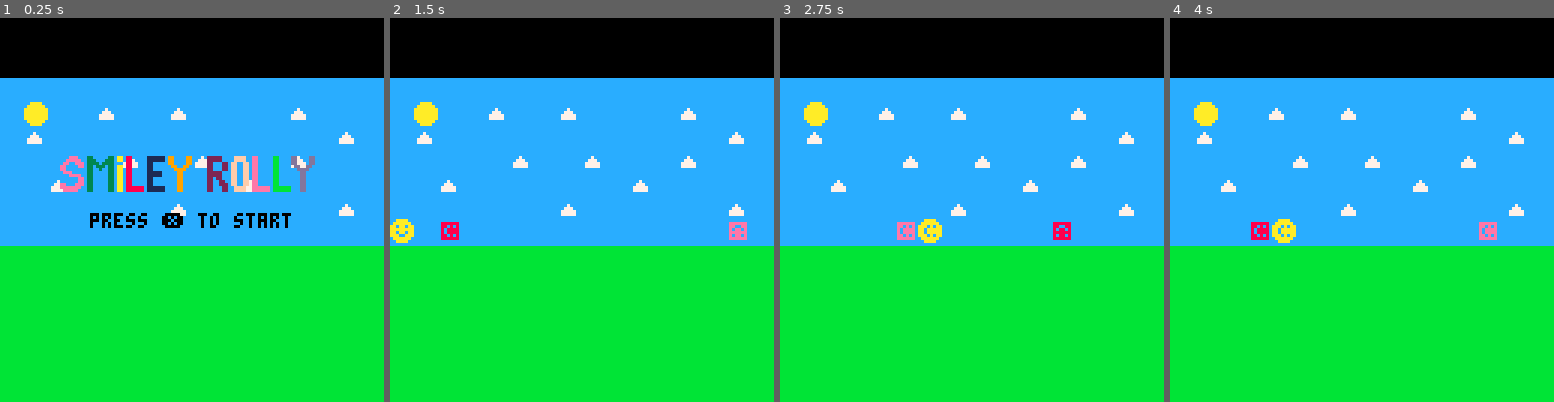
Above: before the commit, frames 1-4 (left to right).
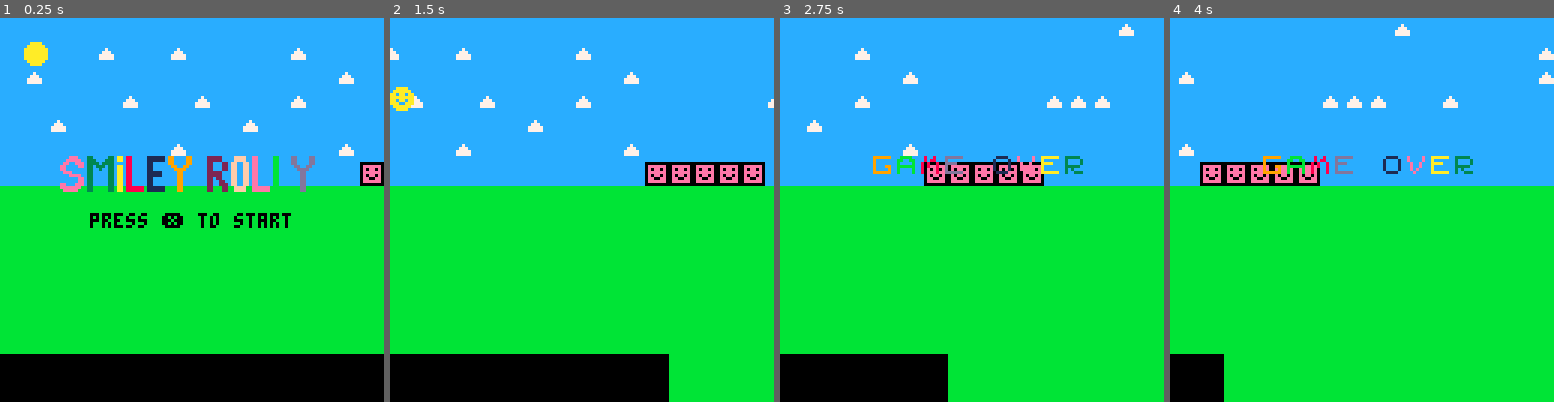
Above: after the commit, the same moments.

Repository: pjbeardsley/smileyrolly
Game: PICO-8 cartridge smileyrolly.p8
Two runs of this game, one before a commit and one after it. Both use one fixed random seed, a clock stepped at 60 frames per second and the inputs below.
Inputs:
- Up to frame 1 (0.25 s): no input
- Up to frame 2 (1.5 s): tap X (X key) at 0.33, 1.07 s
- Up to frame 3 (2.75 s): hold Right 1.6-2.1 s; tap X (X key) at 1.85 s; hold Right from 2.47 s (still down)
- Up to frame 4 (4 s): tap X (X key) at 2.97 s; release Right at 3.03 s; hold Left 3.08-3.58 s

The runs differ from the first frame. In frame 1, 44% of the frame differs, in the area x 0-100%, y 0-100%; in frame 2, 44%; in frame 3, 41%; in frame 4, 37%.

Commit message:
Updates from a long time ago.

Diff:
--- a/smileyrolly.lua
+++ b/smileyrolly.lua
@@ -1,26 +1,35 @@
 
-local player = {}
+player = {}
 player.x = 0
-player.y = 67
+player.y = 27
+player.width = 8
+player.height = 8
 player.sprite = 0
 player.speed = 2
 player.jumping = false
 player.jumpingup = false
 
-local badguy = {}
-badguy.x = 64;
-badguy.y = 67;
-badguy.sprite = 9;
-badguy.speed = 2;
+badguy = {}
+badguy.x = 60
+badguy.y = 48
+badguy.width = 8
+badguy.height = 8
+badguy.sprite = 9
+badguy.speed = 2
 
-local badguy2 = {}
-badguy2.x = 64;
-badguy2.y = 67;
-badguy2.sprite = 22;
-badguy2.speed = 2;
+badguy2 = {}
+badguy2.x = 60
+badguy2.y = 48
+badguy2.width = 8
+badguy2.height = 8
+badguy2.sprite = 22
+badguy2.speed = 2
 
-local startscreen = true
-local gameover = false
+startscreen = true
+gameover = false
+
+map_x = 0
+map_x_offset = 0
 
 function moveanim()
     player.sprite += 1
@@ -30,15 +39,16 @@
 end
 
 function jumpanim()
+    moveanim()
     if player.jumpingup then -- on his way up
         player.y -= 2
     else
         player.y += 2 -- on his way down
     end
-    if player.y < 59 then
+    if player.y < 25 then
         player.jumpingup = false -- reached the top, head back down
     end
-    if player.y > 65 then
+    if player.y > 48 then
         player.jumping = false -- we've reached the ground
     end
 end
@@ -88,9 +98,16 @@
     end
 end
 
+function aabb(a, b)
+    return a.x < b.x + b.width
+        and a.x + a.width > b.x
+        and a.y < b.y + b.height
+        and a.y + a.height > b.y
+end
+
 function _draw()
     cls() -- clear screen
-    map(0,0,0,20,124,124) -- draw background
+    map(0,0,map_x,0,1024,16)
 
     if startscreen then
         drawstartscreen()
@@ -104,6 +121,19 @@
 end
 
 function _update()
+    if (btnp(5)) then
+        if startscreen then
+            startscreen = false
+        end
+        player.jumping = true -- enter jump sequence
+        player.jumpingup = true
+    end
+
+    if startscreen then
+        return
+    end
+
+    map_x -= 1
     if (btn(0)) then
         player.x -= player.speed -- move left
         if player.x < -10 then
@@ -120,21 +150,17 @@
         moveanim()
     end
 
-    if (btn(5)) then
-        if startscreen then
-            startscreen = false
-        end
-        player.jumping = true -- enter jump sequence
-        player.jumpingup = true
-    end
-
     if player.jumping then
         jumpanim()
     end
 
     badguyanim()
 
-    -- if player.x == badguy.x and player.y == badguy.y then
-    --     gameover = true -- TODO: better collision detection
-    -- end
+    if aabb(player, badguy) then
+        gameover = true
+    end
+
+    if aabb(player, badguy2) then
+        gameover = true
+    end
 end
--- a/smileyrolly.p8
+++ b/smileyrolly.p8
@@ -15,22 +15,22 @@
 aaa00aaaaa0a0aaaaa0aa0aaaaa0a0aabbbbbbbbccccccccaaaaaaaac77777cccccccccc08800880088080800808808008808080090000900b0000b008000080
 0aaaaaa00aaaaaa00aaaaaa00aaaaaa0bbbbbbbbcccccccccaaaaaaccccccccccccccccc08888880088888800888888008888880099999900b0000b008000080
 00aaaa0000aaaa0000aaaa0000aaaa00bbbbbbbbccccccccccaaaacccccccccccccccccc00000000000000000000000000000000000000000000000000000000
+00000000000000000000000000000000000000000000000000000000000000000000000000000000eeeeeeee0000000066666666989899980888888888888880
+0dddddd000000000001111000e0000e00aaaaaa0033333000eeeeee00eeeeee00eeeeee00eeeeee0eeeeeeee0000000066666666999998990888888888888880
+0d00000000000000010000100e0000e00a000000030000300e0ee0e00ee0e0e00ee00ee00ee0e0e0eeeeeeee0000000066666666999889980888888888888880
+0dddd000000000000100001000e00e000aaaa000030000300eeeeee00e0eeee00e0ee0e00e0eeee0eeeeeeee0000000066666666989899990888888888888880
+0d000000000000000100001000e00e000a000000033333000e0ee0e00e0eeee00eeeeee00e0eeee0eeeeeeee0000000066666666999888990888888888888880
+0d000000000000000100001000e0e0000a000000030300000ee00ee00ee0e0e00e0ee0e00ee0e0e0eeeeeeee0000000066666666889999990888888888888880
+0dddddd00000000000111100000e00000aaaaaa0030033300eeeeee00eeeeee00eeeeee00eeeeee0eeeeeeee0000000066666666899989980888888888888880
+00000000000000000000000000000000000000000000000000000000000000000000000000000000eeeeeeee0000000066666666999989890000000000000000
 00000000000000000000000000000000000000000000000000000000000000000000000000000000000000000000000000000000000000000000000000000000
-0dddddd000000000001111000e0000e00aaaaaa0033333000eeeeee00eeeeee00eeeeee00eeeeee0000000000000000000000000000000000000000000000000
-0d00000000000000010000100e0000e00a000000030000300e0ee0e00ee0e0e00ee00ee00ee0e0e0000000000000000000000000000000000000000000000000
-0dddd000000000000100001000e00e000aaaa000030000300eeeeee00e0eeee00e0ee0e00e0eeee0000000000000000000000000000000000000000000000000
-0d000000000000000100001000e00e000a000000033333000e0ee0e00e0eeee00eeeeee00e0eeee0000000000000000000000000000000000000000000000000
-0d000000000000000100001000e0e0000a000000030300000ee00ee00ee0e0e00e0ee0e00ee0e0e0000000000000000000000000000000000000000000000000
-0dddddd00000000000111100000e00000aaaaaa0030033300eeeeee00eeeeee00eeeeee00eeeeee0000000000000000000000000000000000000000000000000
-00000000000000000000000000000000000000000000000000000000000000000000000000000000000000000000000000000000000000000000000000000000
-00000000000000000000000000000000000000000000000000000000000000000000000000000000000000000000000000000000000000000000000000000000
-00000000000000000000000000000000000000000000000000000000000000000000000000000000000000000000000000000000000000000000000000000000
-00000000000000000000000000000000000000000000000000000000000000000000000000000000000000000000000000000000000000000000000000000000
-00000000000000000000000000000000000000000000000000000000000000000000000000000000000000000000000000000000000000000000000000000000
-00000000000000000000000000000000000000000000000000000000000000000000000000000000000000000000000000000000000000000000000000000000
-00000000000000000000000000000000000000000000000000000000000000000000000000000000000000000000000000000000000000000000000000000000
-00000000000000000000000000000000000000000000000000000000000000000000000000000000000000000000000000000000000000000000000000000000
-00000000000000000000000000000000000000000000000000000000000000000000000000000000000000000000000000000000000000000000000000000000
+00000000000000000000000000000000000000000000000000000000000000000000000000000000088888880000000088888880000000000000000000000000
+00000000000000000000000000000000000000000000000000000000000000000000000000000000088888880000000088888880000000000000000000000000
+00000000000000000000000000000000000000000000000000000000000000000000000000000000088888880000000088888880000000000000000000000000
+00000000000000000000000000000000000000000000000000000000000000000000000000000000088888880000000088808880000000000000000000000000
+00000000000000000000000000000000000000000000000000000000000000000000000000000000088880880000000088888880000000000000000000000000
+00000000000000000000000000000000000000000000000000000000000000000000000000000000088888880000000088888880000000000000000000000000
+00000000000000000000000000000000000000000000000000000000000000000000000000000000088888880000000088888880000000000000000000000000
 00000000000000000000000000000000000000000000000000000000000000000000000000000000000000000000000000000000000000000000000000000000
 00000000000000000000000000000000000000000000000000000000000000000000000000000000000000000000000000000000000000000000000000000000
 00000000000000000000000000000000000000000000000000000000000000000000000000000000000000000000000000000000000000000000000000000000
@@ -53,17 +53,33 @@
 eeeeeee003300000330aa0888888011111100009900000000220002200ffff00eeeeee0bbbbbb000dd0000000000000000000000000000000000000000000000
 0eeeee0003300000330aa0888888011111100009900000000220002200ffff00eeeeee0bbbbbb000dd0000000000000000000000000000000000000000000000
 __map__
-0505050505050505050505050505050500000000000000000000000000000000000000000000000000000000000000000000000000000000000000000000000000000000000000000000000000000000000000000000000000000000000000000000000000000000000000000000000000000000000000000000000000000000
-0506050507050507050505050705050500000000000000000000000000000000000000000000000000000000000000000000000000000000000000000000000000000000000000000000000000000000000000000000000000000000000000000000000000000000000000000000000000000000000000000000000000000000
-0507050508080505050505050505070500000000000000000000000000000000000000000000000000000000000000000000000000000000000000000000000000000000000000000000000000000000000000000000000000000000000000000000000000000000000000000000000000000000000000000000000000000000
-0505050505070808070808080708080800000000000000000000000000000000000000000000000000000000000000000000000000000000000000000000000000000000000000000000000000000000000000000000000000000000000000000000000000000000000000000000000000000000000000000000000000000000
-0505070505050505050507050505050500000000000000000000000000000000000000000000000000000000000000000000000000000000000000000000000000000000000000000000000000000000000000000000000000000000000000000000000000000000000000000000000000000000000000000000000000000000
-0808080808080807080808080808070800000000000000000000000000000000000000000000000000000000000000000000000000000000000000000000000000000000000000000000000000000000000000000000000000000000000000000000000000000000000000000000000000000000000000000000000000000000
-0808080808080808080808080808080800000000000000000000000000000000000000000000000000000000000000000000000000000000000000000000000000000000000000000000000000000000000000000000000000000000000000000000000000000000000000000000000000000000000000000000000000000000
-0404040404040404040404040404040400000000000000000000000000000000000000000000000000000000000000000000000000000000000000000000000000000000000000000000000000000000000000000000000000000000000000000000000000000000000000000000000000000000000000000000000000000000
-0404040404040404040404040404040400000000000000000000000000000000000000000000000000000000000000000000000000000000000000000000000000000000000000000000000000000000000000000000000000000000000000000000000000000000000000000000000000000000000000000000000000000000
-0404040404040404040404040404040400000000000000000000000000000000000000000000000000000000000000000000000000000000000000000000000000000000000000000000000000000000000000000000000000000000000000000000000000000000000000000000000000000000000000000000000000000000
-0404040404040404040404040404040400000000000000000000000000000000000000000000000000000000000000000000000000000000000000000000000000000000000000000000000000000000000000000000000000000000000000000000000000000000000000000000000000000000000000000000000000000000
-0404040404040404040404040404040400000000000000000000000000000000000000000000000000000000000000000000000000000000000000000000000000000000000000000000000000000000000000000000000000000000000000000000000000000000000000000000000000000000000000000000000000000000
-0404040404040404040404040404040400000000000000000000000000000000000000000000000000000000000000000000000000000000000000000000000000000000000000000000000000000000000000000000000000000000000000000000000000000000000000000000000000000000000000000000000000000000
-0404040404040404040404040404040400000000000000000000000000000000000000000000000000000000000000000000000000000000000000000000000000000000000000000000000000000000000000000000000000000000000000000000000000000000000000000000000000000000000000000000000000000000
+05050505050505050505050505050505050505050505050705050505080808080808080808080807080808080808080808080808080808081a1a1a1a0400090009000000000000000000000000000000000000000000000000000000000000000000000000000000000000000000000000000000000000000000000000000000
+05060505070505070505050507050505050505050505050505050505080708080808080808080808080808080808080808080708080808081a1a1a040000000000000000000000000000000000000000000000000000000000000000000000000000000000000000000000000000000000000000000000000000000000000000
+05070505080805050505050505050705050505050505050505050505080708080708080808070808070708080808080808080808080808081a1a04000009000009000000000000000000000000000000000000000000000000000000000000000000000000000000000000000000000000000000000000000000000000000000
+05050505050708080708080807080808050505050707070505070505080808080808070808080808080707070808080808080808070808081a0400000000000000000000000000000000000000000000000000000000000000000000000000000000000000000000000000000000000000000000000000000000000000000000
+0505070505050505050507050505050505050505050505050505050508080808080807080808080808080808070707070708080808080808040000000000000000000000000000000000000000000000000000000000000000000000000000000000000000000000000000000000000000000000000000000000000000000000
+0808080808080807080808080808070805050505050505050505050508080708080808080808070808080808080808080808080808080804000000000000000000000000000000000000000000000000000000000000000000000000000000000000000000000000000000000000000000000000000000000000000000000000
+080808080808080808080808080808161616161605050505050505050808080808080808080808080808080808080808080808080808041b000000000000000000000000000000000000000000000000000000000000000000000000000000000000000000000000000000000000000000000000000000000000000000000000
+0404040404040404040404040404040404040404040404040404040404040404040404040404040404040404040404040404040404041c1c1c1c1c1c1c1c1c1c1c000000000000000000000000000000000000000000000000000000000000000000000000000000000000000000000000000000000000000000000000000000
+0404040404040404040404040404040404040404040404040404040404040404040404040404040404040404040404040404040404080808000000000000000000000000000000000000000000000000000000000000000000000000000000000000000000000000000000000000000000000000000000000000000000000000
+0404040404040404040404040404040404040404040404040404040404040404040404040404040404040404040404040404040404000000000000000000000000000000000000000000000000000000000000000000000000000000000000000000000000000000000000000000000000000000000000000000000000000000
+0404040404040404040404040404040404040404040404040404040404040404040404040404040404040404040404040404040404000000000000000000000000000000000000000000000000000000000000000000000000000000000000000000000000000000000000000000000000000000000000000000000000000000
+0404040404040404040404040404040404040404040404040404040404040404040404040404040404040404040404040404040404000000000000000000000000000000000000000000000000000000000000000000000000000000000000000000000000000000000000000000000000000000000000000000000000000000
+0404040404040404040404040404040404040404040404040404040404040404040404040404040404040404040404040404040404000000000000000000000000000000000000000000000000000000000000000000000000000000000000000000000000000000000000000000000000000000000000000000000000000000
+0404040404040404040404040404040404040404040404040404040404040404040404040404040404040404040404040404040404000000000000000000000000000000000000000000000000000000000000000000000000000000000000000000000000000000000000000000000000000000000000000000000000000000
+0000000000000000000000000000000004040404040404040404040404040404040404040404040404040404040404040404040404000000000000000000000000000000000000000000000000000000000000000000000000000000000000000000000000000000000000000000000000000000000000000000000000000000
+0000000000000000000000000000000004040404040404040404040404040404040404040404040404040404040404040404040404000000000000000000000000000000000000000000000000000000000000000000000000000000000000000000000000000000000000000000000000000000000000000000000000000000
+0000000000000000000000000000000004040404040404040404040404040404040404040404040404040404040404000000000000000000000000000000000000000000000000000000000000000000000000000000000000000000000000000000000000000000000000000000000000000000000000000000000000000000
+0000000000000000000000000000000004040404040404040404040404040404040404040404040404040404040404000000000000000000000000000000000000000000000000000000000000000000000000000000000000000000000000000000000000000000000000000000000000000000000000000000000000000000
+0000000000000000000000000000000004040404040404040404040404040404040404040404040404040404040404000000000000000000000000000000000000000000000000000000000000000000000000000000000000000000000000000000000000000000000000000000000000000000000000000000000000000000
+0000000000000000000000000000000004040404040404040404040404040404040404040404040404040404040404000000000000000000000000000000000000000000000000000000000000000000000000000000000000000000000000000000000000000000000000000000000000000000000000000000000000000000
+0000000000000000000000000000000004040404040404040404040404040404040404040404040404040404040404000000000000000000000000000000000000000000000000000000000000000000000000000000000000000000000000000000000000000000000000000000000000000000000000000000000000000000
+000000001c1c1b1c1c1c1c1c1c1c1c1c1c1c1c1c000000000000000000000004040404040404040404040404040404000000000000000000000000000000000000000000000000000000000000000000000000000000000000000000000000000000000000000000000000000000000000000000000000000000000000000000
+000000001c1c1b1c1c1c1c1b1c1c1c1b1c1c1c1c000000000000000000000004040404040404040404040404040404000000000000000000000000000000000000000000000000000000000000000000000000000000000000000000000000000000000000000000000000000000000000000000000000000000000000000000
+000000001c1c1c1c1c1b1c1c1b1c1c1c1c1c1b1c000000000000000000000004040404040404040404040404040404000000000000000000000000000000000000000000000000000000000000000000000000000000000000000000000000000000000000000000000000000000000000000000000000000000000000000000
+000000001c1c1c1b1c1c1c1c1c1c1c1c1c1c1c1c000000000000000000000000000000000000000000000000000000000000000000000000000000000000000000000000000000000000000000000000000000000000000000000000000000000000000000000000000000000000000000000000000000000000000000000000
+000000001c1c1c1c1c1b1c1c1b1c1c1c1c1c1c1c000000000000000000000000000000000000000000000000000000000000000000000000000000000000000000000000000000000000000000000000000000000000000000000000000000000000000000000000000000000000000000000000000000000000000000000000
+000000001c1c1c1c1c1c1c1c1c1c1c1c1c1c1c1c000000000000000000000000000000000000000000000000000000000000000000000000000000000000000000000000000000000000000000000000000000000000000000000000000000000000000000000000000000000000000000000000000000000000000000000000
+000000001c1c1c1c1c1c1c1c1c1c1c1c1c1c1c1c000000000000000000000000000000000000000000000000000000000000000000000000000000000000000000000000000000000000000000000000000000000000000000000000000000000000000000000000000000000000000000000000000000000000000000000000
+000000001c1c1c1c1c1c1c1c1c1c1c1c1c1c1c1c000000000000000000000000000000000000000000000000000000000000000000000000000000000000000000000000000000000000000000000000000000000000000000000000000000000000000000000000000000000000000000000000000000000000000000000000
+000000001b1b1b1b1b1b1b1b1b1b1b1b1b1b1b1b000000000000000000000000000000000000000000000000000000000000000000000000000000000000000000000000000000000000000000000000000000000000000000000000000000000000000000000000000000000000000000000000000000000000000000000000
